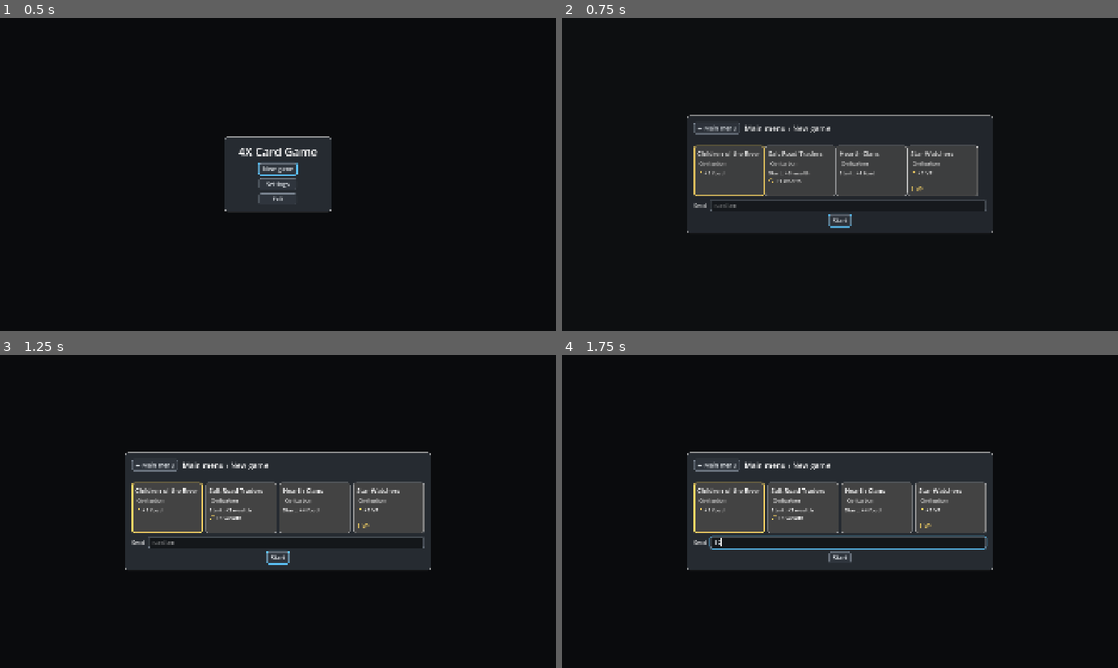
Above: before the commit, frames 1-4 (two rows, left to right).
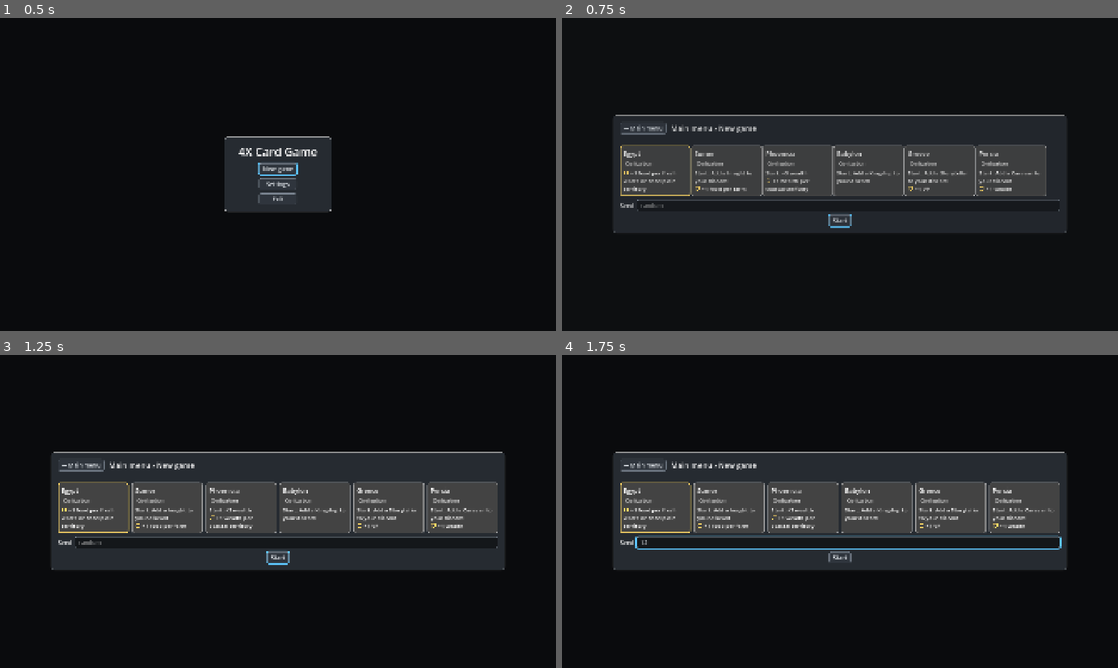
Above: after the commit, the same moments.

Repository: r888888888/4x-card-game
Game: Godot game, scene res://ui/main.tscn
The game is run twice, just before and just after one commit, with the same random seed, the same clock (stepped at 60 frames per second) and the same inputs.
Inputs (mouse positions are in pixels of both pictures, inside the frame that each line leads up to):
- Up to frame 1 (0.5 s): no input
- Up to frame 2 (0.75 s): click "New game" at 0.5 s
- Up to frame 3 (1.25 s): no input
- Up to frame 4 (1.75 s): click (845, 542) at 1.27 s; type "12" at 1.35 s

Frame 1 is identical in both runs. In frame 2, 12% of the frame differs, in the area x 9-91%, y 30-69%; in frame 3, 11%; in frame 4, 11%.

Commit message:
107: six ancient civilizations with flavor and quotes
Co-Authored-By: Claude Opus 5.5 <noreply@anthropic.com>

Diff:
--- a/data/cards.json
+++ b/data/cards.json
@@ -174,32 +174,61 @@
       ]
     },
     {
-      "id": "river_children", "name": "Children of the River", "type": "civilization",
-      "vp": 0, "tags": [],
-      "effects": [
-        { "op": "gain", "resource": "food", "amount": 1, "trigger": "upkeep" }
-      ]
-    },
-    {
-      "id": "salt_traders", "name": "Salt Road Traders", "type": "civilization",
-      "vp": 0, "tags": [],
+      "id": "egypt", "name": "Egypt", "type": "civilization",
+      "vp": 0, "tags": [],
+      "flavor": "Along a thin green ribbon of the Nile, the yearly flood laid down black silt, and pharaohs raised monuments meant to outlast time.",
+      "quote": { "text": "Egypt is the gift of the river.", "by": "Herodotus, Histories" },
+      "effects": [
+        { "op": "gain_per_keyword", "resource": "food", "amount": 1, "keywords": ["fresh_water", "flood_plain"], "trigger": "upkeep" }
+      ]
+    },
+    {
+      "id": "sumer", "name": "Sumer", "type": "civilization",
+      "vp": 0, "tags": [],
+      "flavor": "Between the Tigris and the Euphrates, the Sumerians dug canals, built the first cities, and pressed wedges into clay to keep their accounts: the first writing.",
+      "quote": { "text": "Go up on the wall of Uruk and walk around.", "by": "Epic of Gilgamesh" },
+      "effects": [
+        { "op": "create", "card": "research", "zone": "discard", "trigger": "start" },
+        { "op": "gain_per_tag", "resource": "food", "amount": 1, "tag": "farm", "trigger": "upkeep" }
+      ]
+    },
+    {
+      "id": "phoenicia", "name": "Phoenicia", "type": "civilization",
+      "vp": 0, "tags": [],
+      "flavor": "From Tyre and Sidon, Phoenician ships carried cedar, glass and purple dye across the Mediterranean, and their alphabet travelled with them.",
+      "quote": { "text": "A merchant of the people for many isles.", "by": "Ezekiel 27:3, of Tyre" },
       "effects": [
         { "op": "gain", "resource": "wealth", "amount": 3, "trigger": "start" },
+        { "op": "gain_per_keyword", "resource": "wealth", "amount": 1, "keywords": ["coastal"], "trigger": "upkeep" }
+      ]
+    },
+    {
+      "id": "babylon", "name": "Babylon", "type": "civilization",
+      "vp": 0, "tags": [],
+      "flavor": "Hammurabi carved his laws in stone for all to see, and Babylon's astronomers kept the most careful records of the heavens in the ancient world.",
+      "quote": { "text": "That the strong should not harm the weak.", "by": "Code of Hammurabi" },
+      "effects": [
+        { "op": "create", "card": "kingship", "zone": "discard", "trigger": "start" }
+      ]
+    },
+    {
+      "id": "greece", "name": "Greece", "type": "civilization",
+      "vp": 0, "tags": [],
+      "flavor": "Rival city-states argued in the agora, staged tragedies in open theatres, and asked questions philosophers still ask.",
+      "quote": { "text": "The unexamined life is not worth living.", "by": "Socrates, in Plato's Apology" },
+      "effects": [
+        { "op": "create", "card": "storyteller", "zone": "discard", "trigger": "start" },
+        { "op": "score", "amount": 1, "trigger": "upkeep" }
+      ]
+    },
+    {
+      "id": "persia", "name": "Persia", "type": "civilization",
+      "vp": 0, "tags": [],
+      "flavor": "Cyrus and Darius ruled the largest empire yet seen, held together by satraps, respect for local customs, and a road of relay stations from Sardis to Susa.",
+      "quote": { "text": "Neither snow nor rain nor heat nor gloom of night stays these couriers from the swift completion of their appointed rounds.", "by": "Herodotus, Histories" },
+      "effects": [
+        { "op": "create", "card": "caravan", "zone": "discard", "trigger": "start" },
         { "op": "gain", "resource": "wealth", "amount": 1, "trigger": "upkeep" }
-      ]
-    },
-    {
-      "id": "hearth_clans", "name": "Hearth Clans", "type": "civilization",
-      "vp": 0, "tags": [],
-      "effects": [
-        { "op": "gain", "resource": "food", "amount": 4, "trigger": "start" }
-      ]
-    },
-    {
-      "id": "star_watchers", "name": "Star Watchers", "type": "civilization",
-      "vp": 1, "tags": [],
-      "effects": [
-        { "op": "score", "amount": 1, "trigger": "upkeep" }
       ]
     },
     {
--- a/data/config.json
+++ b/data/config.json
@@ -14,10 +14,10 @@
     "resources": { "food": 2, "wealth": 2 },
     "tableau": ["capital"],
     "territory": "grassland",
-    "civilization": "river_children",
+    "civilization": "egypt",
     "government": "chiefdom"
   },
-  "civilizations": ["river_children", "salt_traders", "hearth_clans", "star_watchers"],
+  "civilizations": ["egypt", "sumer", "phoenicia", "babylon", "greece", "persia"],
   "deck": {
     "farm": 4,
     "irrigation": 1,
--- a/engine/card_def.gd
+++ b/engine/card_def.gd
@@ -30,6 +30,9 @@
 var discard_turns := 1  # events: upkeeps the event stays active for
 var has_discard := false  # events: the card data sets a discard (the Famine card may not, 083)
 var text: String = ""  # optional override; otherwise generated from effects
+var flavor: String = ""  # civilizations: a short paragraph of history, shown in the details
+var quote_text: String = ""  # civilizations: a quote shown in the details, with quote_by
+var quote_by: String = ""  # civilizations: who said quote_text
 
 
 func is_permanent() -> bool:
--- a/engine/card_details.gd
+++ b/engine/card_details.gd
@@ -29,6 +29,7 @@
 	return {
 		"name": def.name, "type": def.type.capitalize(), "cost": _cost_text(def.cost), "vp": def.vp,
 		"rules": rules, "state": state, "terms": _terms(e, def, keywords),
+		"flavor": def.flavor, "quote": {"text": def.quote_text, "by": def.quote_by} if def.quote_text != "" else {},
 	}
 
 
--- a/engine/data_loader.gd
+++ b/engine/data_loader.gd
@@ -18,8 +18,10 @@
 	"prereq_discount": [CardDef.TECH],
 	"era": [CardDef.TECH, CardDef.EVENT],
 	"discard": [CardDef.EVENT],
+	"flavor": [CardDef.CIVILIZATION],
+	"quote": [CardDef.CIVILIZATION],
 }
-const TYPE_PLURALS := {CardDef.TERRITORY: "territories", CardDef.BUILDING: "buildings", CardDef.TECH: "techs", CardDef.EVENT: "events"}
+const TYPE_PLURALS := {CardDef.TERRITORY: "territories", CardDef.BUILDING: "buildings", CardDef.TECH: "techs", CardDef.EVENT: "events", CardDef.CIVILIZATION: "civilizations"}
 ## Card types that never sit on a territory, so their effects can't use a keyword or need a target.
 const NO_TERRITORY_TYPES: Array[String] = [CardDef.TECH, CardDef.EVENT, CardDef.GOVERNMENT]
 ## The keys of an event's discard object (its discard conditions). Only a duration so far.
@@ -224,6 +226,8 @@
 		if c.has(key) and not types.has(def.type):
 			warns.append("'%s' only applies to %s (ignored)" % [key, TYPE_PLURALS[types[0]]])
 
+	if def.type == CardDef.CIVILIZATION:
+		_parse_flavor(c, def, errs)
 	if def.type == CardDef.EVENT:
 		def.discard_turns = _parse_discard(c.get("discard", {}), errs)
 		def.has_discard = c.has("discard")
@@ -283,6 +287,24 @@
 	if effect.needs_own_territory():
 		return "%s %s effect can't act on its own territory (%s %s has none; use 'each')" % [article, type, article, type]
 	return ""
+
+
+## Reads a civilization's optional flavor paragraph and quote {text, by} into def.
+static func _parse_flavor(c: Dictionary, def: CardDef, errs: Array[String]) -> void:
+	if c.has("flavor"):
+		if c.flavor is String and c.flavor != "":
+			def.flavor = c.flavor
+		else:
+			errs.append("'flavor' must be a non-empty string")
+	if c.has("quote"):
+		var q: Variant = c.quote
+		var text: Variant = q.get("text") if q is Dictionary else null
+		var by: Variant = q.get("by") if q is Dictionary else null
+		if text is String and text != "" and by is String and by != "":
+			def.quote_text = text
+			def.quote_by = by
+		else:
+			errs.append("'quote' must be {\"text\": …, \"by\": …} with non-empty strings")
 
 
 ## An event's discard object {"turns": n} as its number of turns (default 1). Unknown conditions are errors.
--- a/ui/card_details_modal.gd
+++ b/ui/card_details_modal.gd
@@ -45,6 +45,7 @@
 	_body.custom_minimum_size = Vector2(620, 0)
 	_body.add_theme_font_size_override("normal_font_size", 19)
 	_body.add_theme_font_size_override("bold_font_size", 19)
+	_body.add_theme_font_size_override("italics_font_size", 19)
 	text.add_child(_body)
 	text.add_child(UIKit.button("Close (Esc)", close))
 
@@ -52,6 +53,11 @@
 ## Test hook: the details on show, {} while hidden.
 func shown() -> Dictionary:
 	return _details if visible else {}
+
+
+## Test hook: the body text on show, without markup.
+func body_text() -> String:
+	return _body.get_parsed_text()
 
 
 ## Opens the details of the card view shows: its live copy, or its definition for a supply pile.
@@ -104,6 +110,11 @@
 		terms.append("[color=#ffd966]%s[/color]: %s" % [t.term, t.text])
 	if not terms.is_empty():
 		parts.append("[b]How it works[/b]\n" + "\n".join(terms))
+	if details.get("flavor", "") != "":
+		parts.append("[i]%s[/i]" % details.flavor)
+	var quote: Dictionary = details.get("quote", {})
+	if not quote.is_empty():
+		parts.append("“%s”\n— %s" % [quote.text, quote.by])
 	return "\n\n".join(parts)
 
 
Not shown, changed: docs/backlog/107-ancient-civilizations.md
